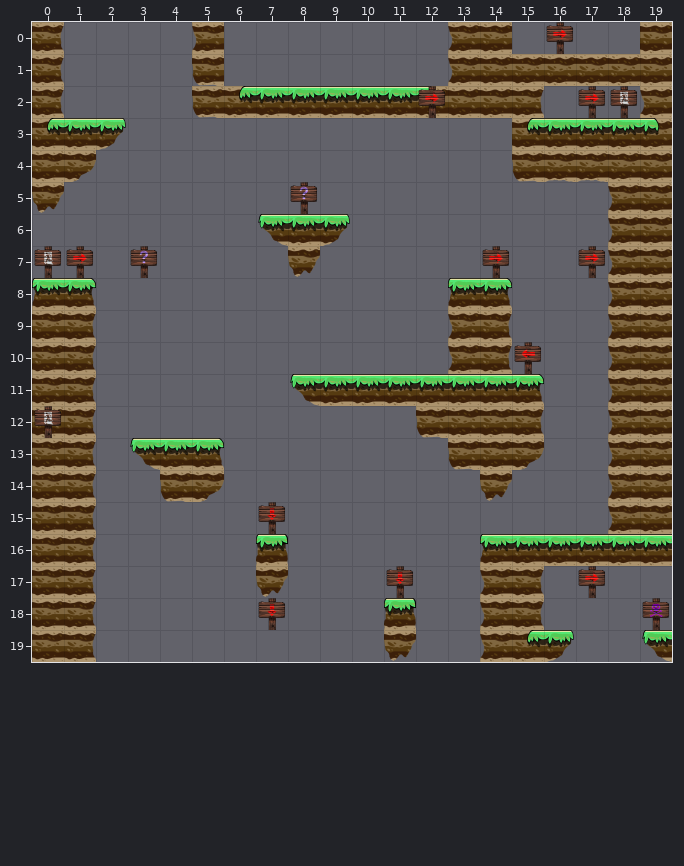
A Tiled map gets an edit: assets/Level_4.tmx. The first picture shows the starting point.
Cells are 128x128 px. Shown: x 0..19, y 0..19.
After the commit:
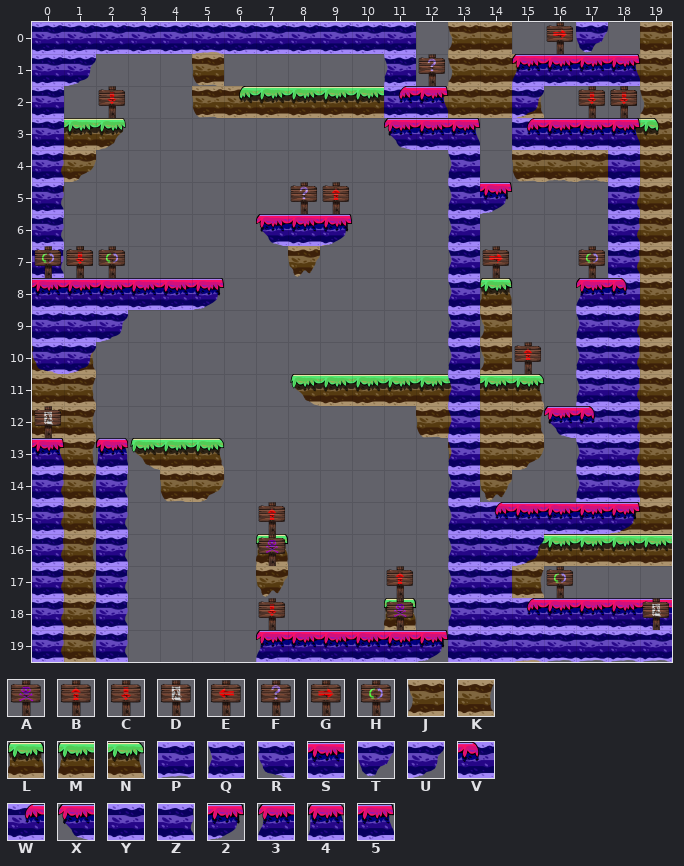
Key: from "misctileset": A 2, B 3, C 4, D 5, E 6, F 8, G 9, H 10; from "tileset_v1": J 3, K 7, L 9, M 10, N 11; from "tileset_v2": P 0, Q 1, R 2, S 3, T 4, U 5, V 6, W 7, X 8, Y 9, Z 10, 2 11, 3 12, 4 13, 5 14.
_ is an empty cell, . an unchanged one.
Tiles of an added or newly shown layer are drawn over the layers below it.
From old to new:
--- layer "Tiles_level_4"
@@ x 13..14 @@
- 8 MN
- 9 JK
-10 JK
+ 8 _L
+ 9 _J
+10 _J
--- layer "Tiles_level_4_2" (now shown)
@@ x 0..19 @@
- 0 ____________....._..
- 1 __........._...____.
- 2 _..........__.._....
- 3 _..........___.____.
- 4 _............_...._.
- 5 _............__..._.
- 6 _......___..._...._.
- 7 _............_...._.
- 8 ______......._...__.
- 9 ___.........._...__.
-10 __..........._...__.
-11 ............._...__.
-12 ............._..___.
-13 _._.........._...__.
-14 _._.........._...__.
-15 _._..........______.
-16 _._..........___....
-17 _._..........__.....
-18 _._.........._______
-19 _._...._____________
+ 0 YYYYYPYYYYYY.....T..
+ 1 YU.........Q...3SS5.
+ 2 Y..........W5..U....
+ 3 Y..........XS5.WSS5.
+ 4 Z............Q....Y.
+ 5 Z............Q2...Z.
+ 6 Z......XS2...Q....Z.
+ 7 Z............Q....Z.
+ 8 SSSSS2.......Q...3V.
+ 9 YYU..........Q...QZ.
+10 RU...........Q...QZ.
+11 .............Q...QZ.
+12 .............Q..XVZ.
+13 5.4..........Q...QZ.
+14 Z.Z..........Q...QZ.
+15 Z.Z..........QWSSS2.
+16 Z.Z..........QYU....
+17 Z.Z..........QY.....
+18 Z.Z..........QYWSSSS
+19 Z.Z....3SSSS2YYPPPPP
--- layer "Tiles_level_4_3"
@@ x 2..18 @@
- 2 _..............GD
+ 2 C..............CH
@@ x 0..1 @@
- 7 DG
+ 7 HC
@@ x 15..15 @@
-10 E
+10 B
@@ x 7..19 @@
-15 C............
-16 _............
-17 ....C........
-18 ...._.......A
+15 B............
+16 A............
+17 ....B........
+18 ....A.......D
--- layer "Tiles_level_4_4"
@@ x 12..18 @@
- 1 _......
- 2 G....._
+ 1 F......
+ 2 _.....C
@@ x 9..9 @@
- 5 _
+ 5 B
@@ x 1..17 @@
- 7 __F.............G
+ 7 CH_.............H
@@ x 16..17 @@
-17 _G
+17 H_
